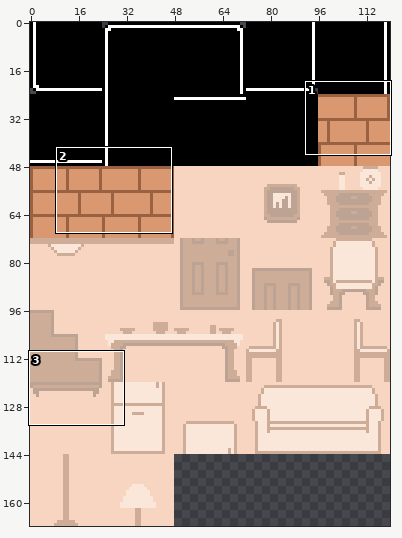
Sprite sheet -- Textures/bg_tiles.png. Above, an overview of the earlier version with the close-up marked.
Close-up. First the earlier version:
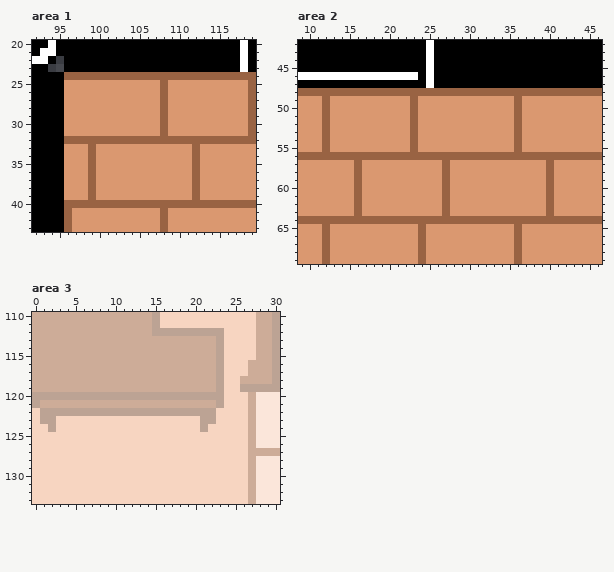
The file is 120x168 pixels. Shown: area 1: x 92..119, y 20..43; area 2: x 9..46, y 42..69; area 3: x 0..30, y 110..133.
Once edited:
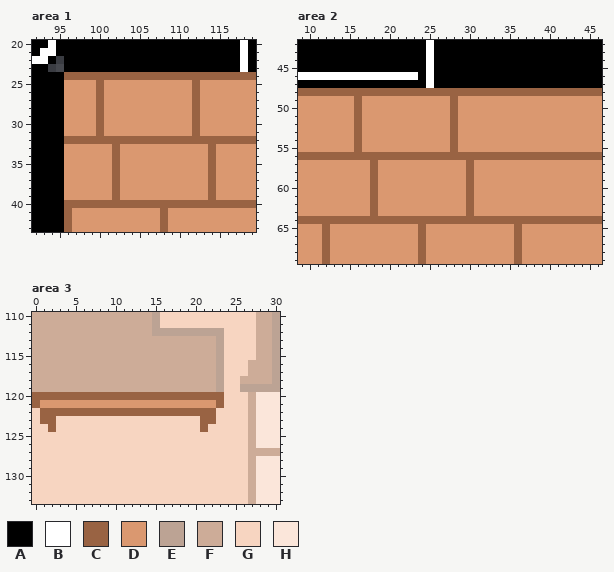
Palette (. is transparent): A #000000  B #ffffff  C #996343  D #da9870  E #bca394  F #cdac98  G #f7d5c1  H #fbe6da
Diff:
Area 1:
Colour D gives way to colour C in rows 25 to 31 at x 100 and 112; in rows 33 to 39 at x 102 and 114.
Colour C gives way to colour D in rows 25 to 31 at x 108 and 119; in rows 33 to 39 at x 99 and 112.
Area 2:
Colour D gives way to colour C in rows 49 to 55 at x 16 and 28; in rows 57 to 63 at x 18 and 30.
Colour C gives way to colour D in rows 49 to 55 at x 12, 23 and 36; in rows 57 to 63 at x 16, 27 and 40.
Area 3:
Colour E gives way to colour C in row 120 at x 0 to 23; in row 121 at x 0 and 23; in row 122 at x 1 to 22; in row 123 at x 1 to 2 and 21 to 22; in row 124 at x 2 and 21.
Colour F gives way to colour D in row 121 at x 1 to 22.
Pixel boxes of the changes (left, top, right, bottom) in both close-ups:
changed: (88, 80, 120, 200)
changed: (160, 80, 216, 200)
changed: (248, 80, 256, 136)
changed: (322, 96, 418, 216)
changed: (442, 96, 474, 216)
changed: (514, 96, 554, 216)
changed: (32, 392, 224, 432)
